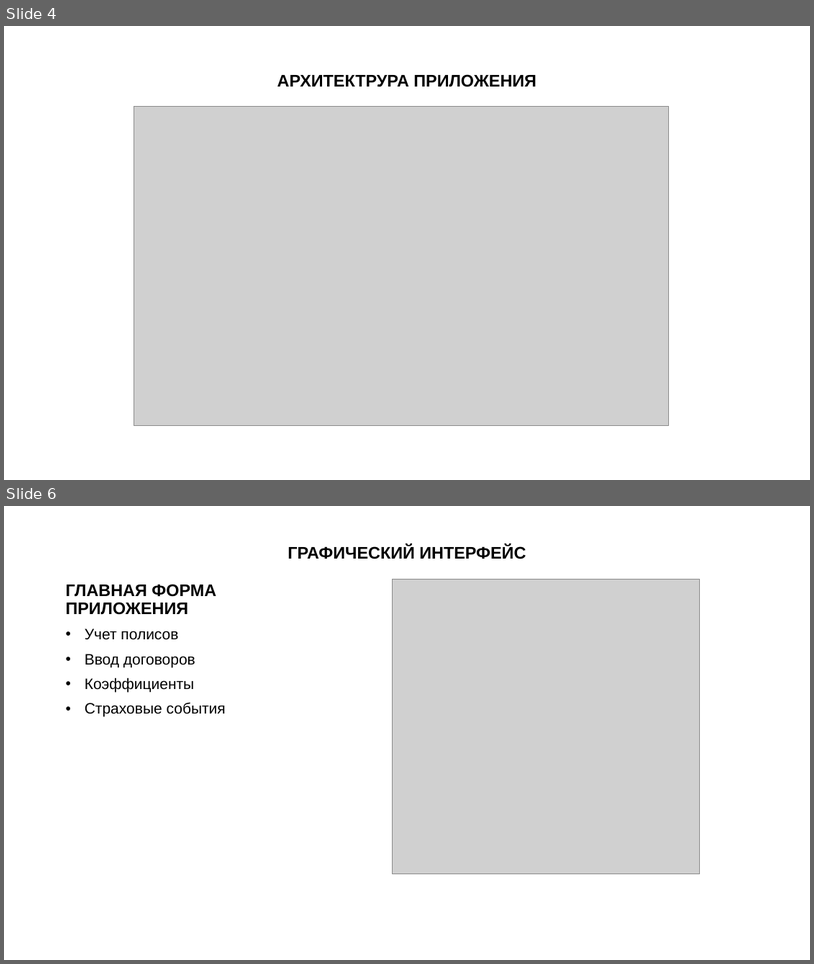
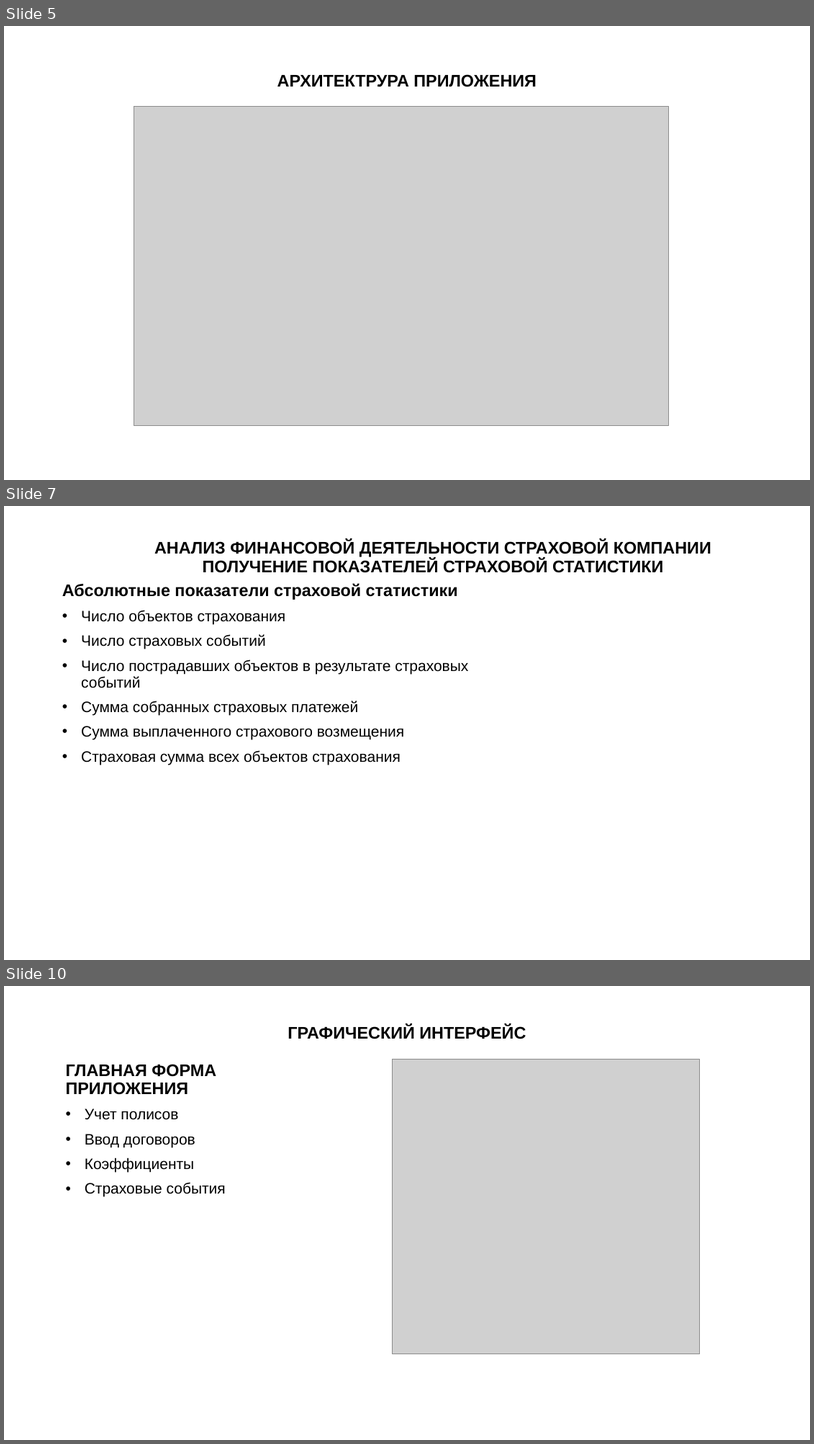
Before and after one commit to Dmitry-Vasilyev/magistr, a slide deck: doc/презентация/Васильев - презентация.pptx. Shown one above the other, each under a label of ours: slides 4 and 6 before the commit, slides 5, 7 and 10 after it; the slides between them are not shown. The pictures are 814x964 and 814x1444 pixels, drawn with LibreOffice and Linux fonts; fonts in the diff are those of the drawing; grey boxes stand for pictures. Boxes give left, top, right and bottom in pixels: in the first picture for what was removed or moved away, otherwise in the second. Text is boxed around its words. In the diff, an @@ line names an element or a change of style, - is before the commit and + after.

```diff
--- a/doc/презентация/Васильев - презентация.pptx
+++ b/doc/презентация/Васильев - презентация.pptx
@@ slide 7 added at bbox=[4, 506, 810, 960], background #FFFFFF @@
@@ title added at bbox=[154, 541, 712, 573], 20 pt, text #000000, bold @@
+АНАЛИЗ ФИНАНСОВОЙ ДЕЯТЕЛЬНОСТИ СТРАХОВОЙ КОМПАНИИ
+ПОЛУЧЕНИЕ ПОКАЗАТЕЛЕЙ СТРАХОВОЙ СТАТИСТИКИ
@@ text added at bbox=[62, 583, 468, 764], 18 pt, text #000000 @@
+Абсолютные показатели страховой статистики
+• Число объектов страхования
+• Число страховых событий
+• Число пострадавших объектов в результате страховых событий
+• Сумма собранных страховых платежей
+• Сумма выплаченного страхового возмещения
+• Страховая сумма всех объектов страхования
@@ what was slide 4 is now slide 5 @@
@@ what was slide 6 is now slide 10 @@
```
Also in this commit, not shown: 4 slides changed, 5 other slides added, 2 slides removed, 8 other files.
